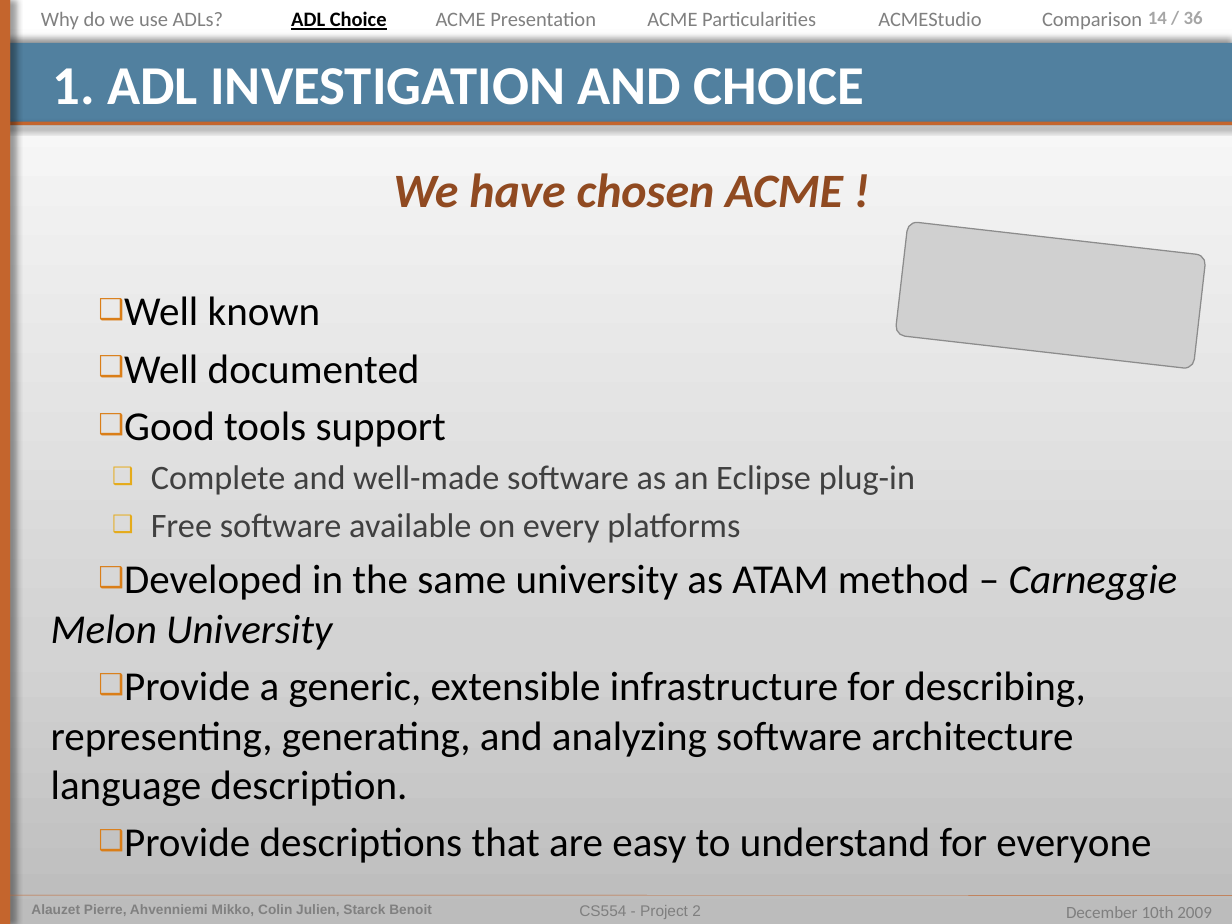
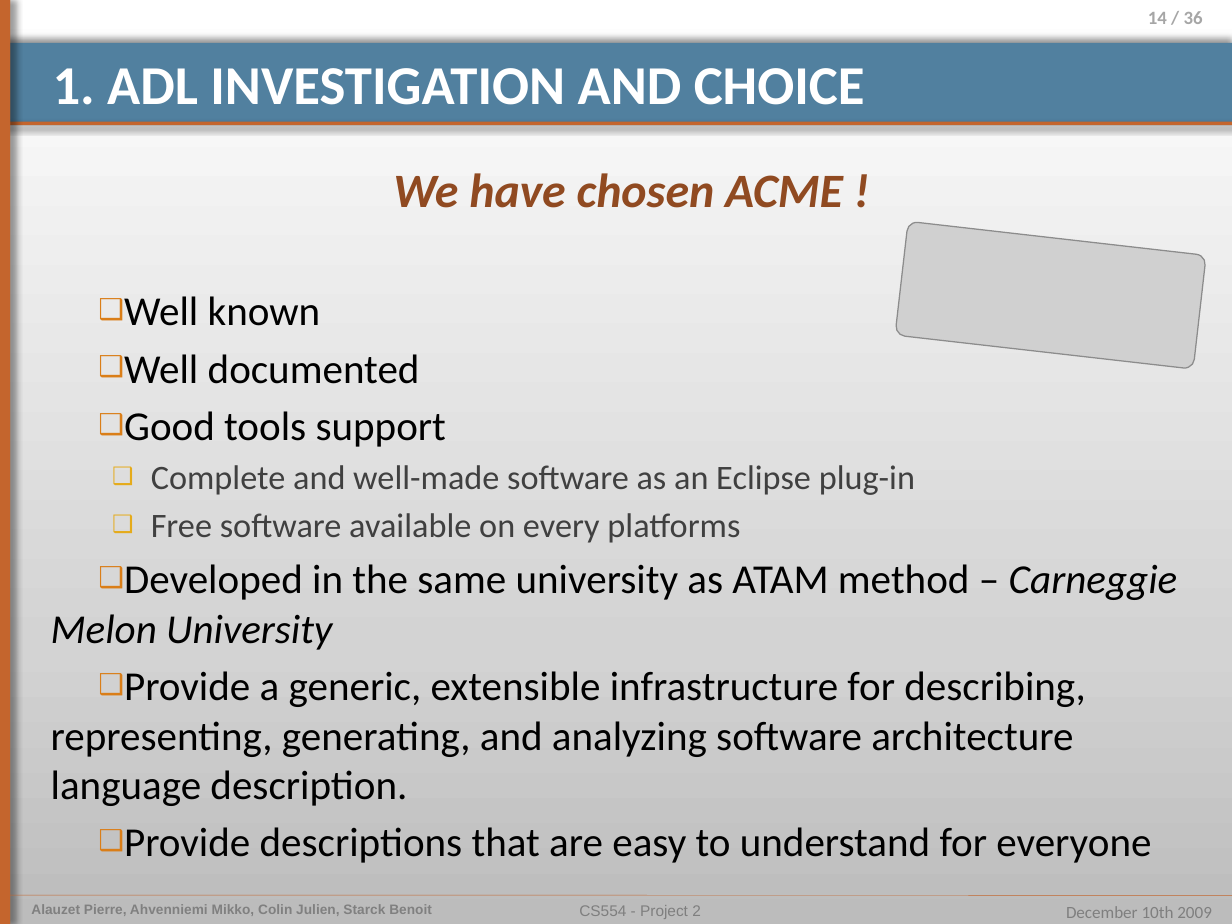
Before and after one commit to pierrealauzet/euroteam, a slide deck: slide 14 of Project 2/PartFinal/CS554_EuroTeam_Project2_Final_pierre.pptx. Drawn at 1232x924 pixels with LibreOffice and Linux fonts; fonts in the diff are those of the drawing; grey boxes stand for pictures. Boxes give left, top, right and bottom in pixels: in the first picture for what was removed or moved away, otherwise in the second. Text is boxed around its words. In the diff, an @@ line names an element or a change of style, - is before the commit and + after.

```diff
--- a/Project 2/PartFinal/CS554_EuroTeam_Project2_Final_pierre.pptx
+++ b/Project 2/PartFinal/CS554_EuroTeam_Project2_Final_pierre.pptx
@@ text removed at bbox=[41, 12, 224, 30] @@
-Why do we use ADLs?
@@ text removed at bbox=[291, 11, 387, 30] @@
-ADL Choice
@@ text removed at bbox=[436, 12, 596, 26] @@
-ACME Presentation
@@ text removed at bbox=[647, 12, 816, 26] @@
-ACME Particularities
@@ text removed at bbox=[878, 12, 981, 26] @@
-ACMEStudio
@@ text removed at bbox=[1042, 12, 1142, 30] @@
-Comparison
```
Also in this commit, not shown: 23 other slides changed, 2 slides added, 1 other file.
